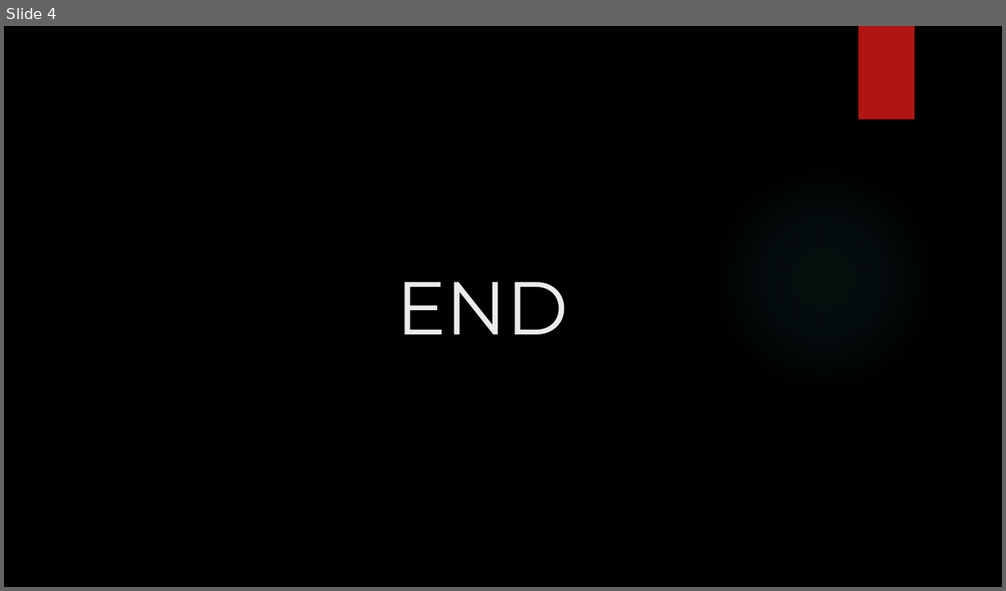
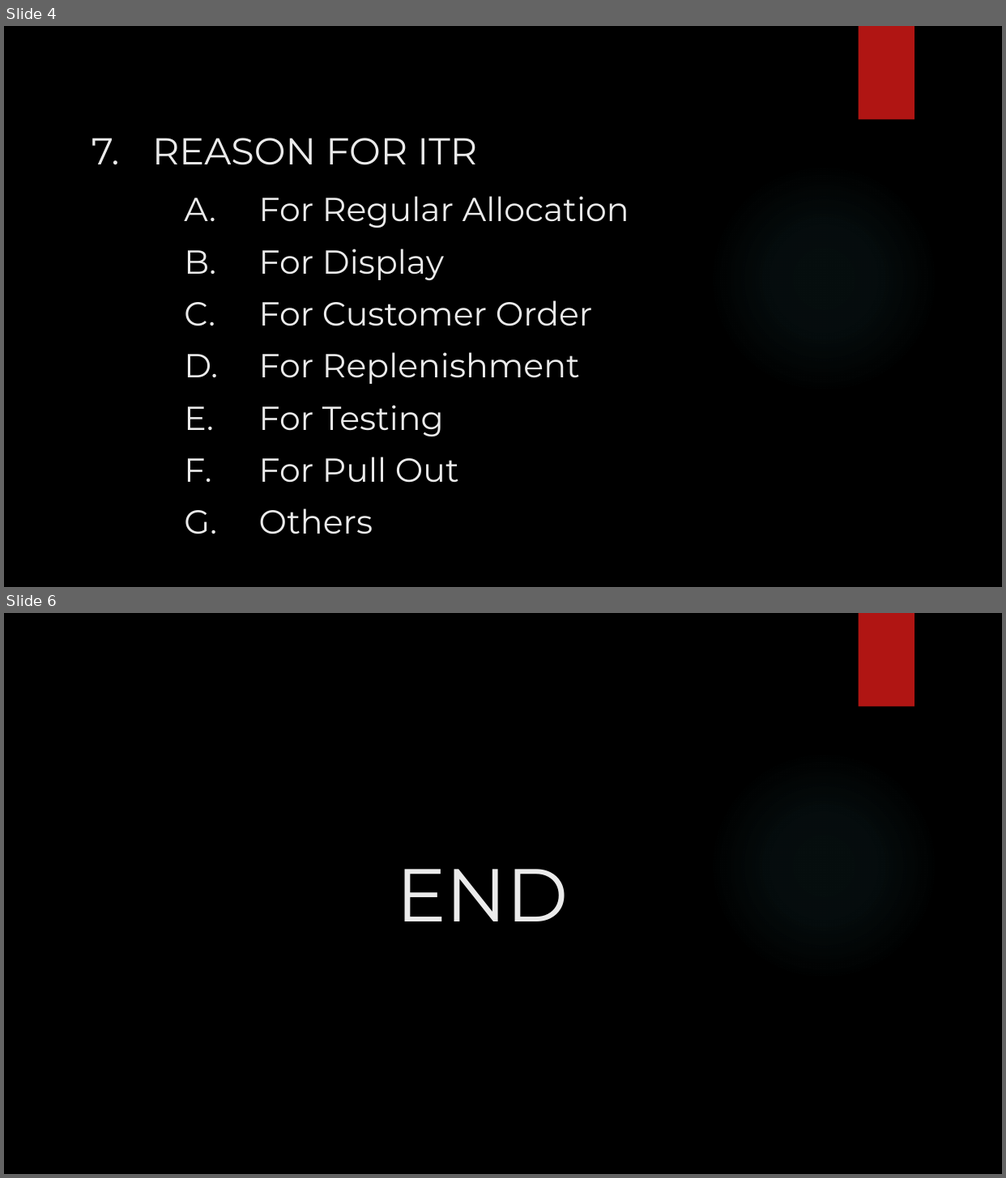
Before and after one commit to itsC0ffee/Goldrich-Repository, a slide deck: BONDED WAREHOUSE UDF.pptx. Shown one above the other, each under a label of ours: slide 4 before the commit, slides 4 and 6 after it; the slides between them are not shown. The pictures are 1006x591 and 1006x1178 pixels, drawn with LibreOffice and Linux fonts; fonts in the diff are those of the drawing; background and template pictures are left out. Boxes give left, top, right and bottom in pixels: in the first picture for what was removed or moved away, otherwise in the second. Text is boxed around its words. In the diff, an @@ line names an element or a change of style, - is before the commit and + after.

```diff
--- a/BONDED WAREHOUSE UDF.pptx
+++ b/BONDED WAREHOUSE UDF.pptx
@@ slide 4 added at (4,26,1002,587), background picture (left out); not listed: 2 template elements that a slide beside it also shows @@
@@ title added at (152,138,477,165), 36 pt, text #EBEBEB @@
+7. REASON FOR ITR
@@ text added at (259,196,629,228), 32 pt, text #EBEBEB @@
+A. For Regular Allocation
@@ text added at (259,249,444,280), 32 pt, text #EBEBEB @@
+B. For Display
@@ text added at (259,301,593,327), 32 pt, text #EBEBEB @@
+C. For Customer Order
@@ text added at (259,352,580,384), 32 pt, text #EBEBEB @@
+D. For Replenishment
@@ text added at (259,405,444,437), 32 pt, text #EBEBEB @@
+E. For Testing
@@ text added at (259,457,459,483), 32 pt, text #EBEBEB @@
+F. For Pull Out
@@ text added at (259,509,373,535), 32 pt, text #EBEBEB @@
+G. Others
@@ what was slide 4 is now slide 6 @@
```
Also in this commit, not shown: 1 slide changed, 3 other slides added, 2 slides removed, 1 other file.
